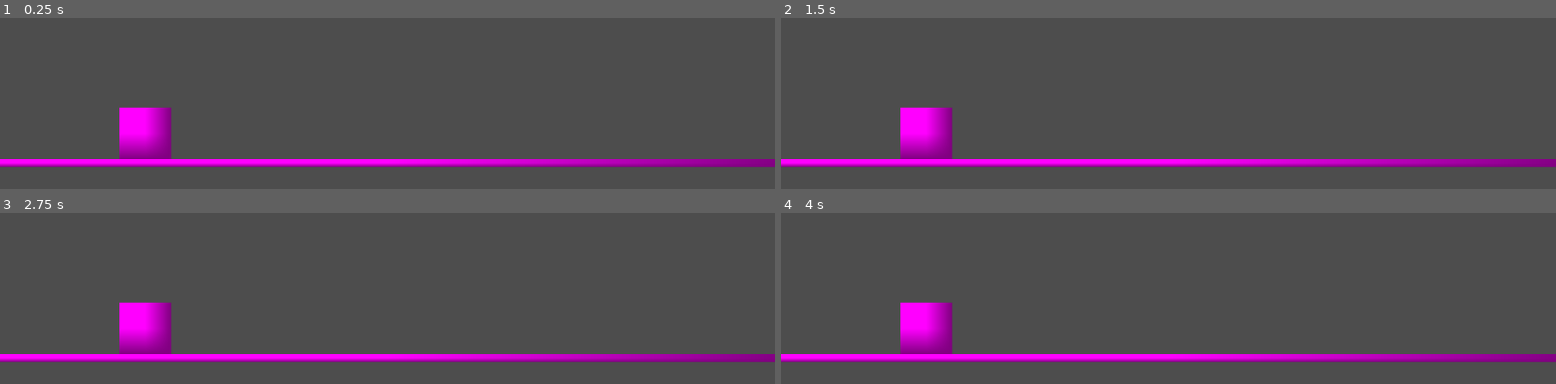
Above: before the commit, frames 1-4 (two rows, left to right).
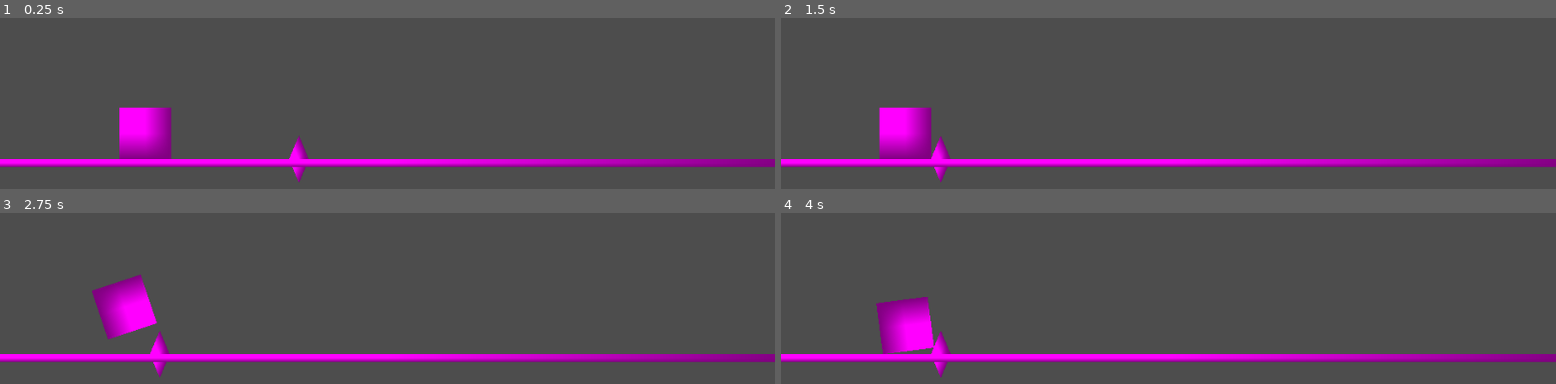
Above: after the commit, the same moments.

Repository: clorc/gmaes
Game: Godot game, scene res://main.tscn
Same seed, same stepped clock (60 frames per second), same inputs: the game is played once before the commit and once after it. The project has no main scene, so this scene is started directly.
Inputs:
- Up to frame 1 (0.25 s): no input
- Up to frame 2 (1.5 s): hold Up (ui_up) 0.53-1.28 s; tap Enter at 1.25 s
- Up to frame 3 (2.75 s): tap Space at 2 s; hold Up (ui_up) from 2.03 s (still down)
- Up to frame 4 (4 s): tap Enter at 3.5 s; release Up (ui_up) at 3.53 s

The runs differ from the first frame. In frame 1, 0.3% of the frame differs, in the area x 37-40%, y 68-97%; in frame 2, 2.4%; in frame 3, 2.8%, in the area x 11-23%, y 36-97%; in frame 4, 2.6%.

Commit message:
added jump physics

Diff:
--- a/gdash/main.tscn
+++ b/gdash/main.tscn
@@ -1,12 +1,23 @@
-[gd_scene load_steps=3 format=3 uid="uid://ryv1n6wn3g2v"]
+[gd_scene load_steps=5 format=3 uid="uid://ryv1n6wn3g2v"]
 
 [ext_resource type="PackedScene" uid="uid://chxx50ihlymkf" path="res://player.tscn" id="1_ig7tw"]
 [ext_resource type="PackedScene" uid="uid://diylo7hmr2ykn" path="res://floor.tscn" id="2_0xm2m"]
+[ext_resource type="Script" uid="uid://bcih7hirhsx1b" path="res://player.gd" id="2_h2yge"]
+[ext_resource type="PackedScene" uid="uid://beaqt228k5me5" path="res://spike.tscn" id="4_1bvp3"]
 
 [node name="Main" type="Node2D"]
 
 [node name="Player" parent="." instance=ExtResource("1_ig7tw")]
 position = Vector2(180, 448)
+gravity_scale = 1.5
+contact_monitor = false
+max_contacts_reported = 0
+script = ExtResource("2_h2yge")
 
 [node name="Floor" parent="." instance=ExtResource("2_0xm2m")]
+z_index = 1000
 position = Vector2(480, 480)
+
+[node name="spike" parent="." instance=ExtResource("4_1bvp3")]
+position = Vector2(574, 474)
+linear_velocity = Vector2(-1000, 0)
--- /dev/null
+++ b/gdash/player.gd
@@ -0,0 +1,31 @@
+extends RigidBody2D
+
+var y_velocity = 0
+var velocity_vector = Vector2.ZERO
+var on_floor: bool = false # now global!
+
+# Called when the node enters the scene tree for the first time.
+func _ready() -> void:
+	pass # Replace with function body.
+
+#func _integrate_forces(state: PhysicsDirectBodyState2D) -> void:
+	#on_floor = false # reset on_floor for this physics frame
+#
+	#var i := 0
+	#while i < state.get_contact_count():
+		#var normal := state.get_contact_local_normal(i)
+		#var this_contact_on_floor = normal.dot(Vector2.UP) > 0.99
+#
+		## boolean math, will stay true if any one contact is on floor
+		#on_floor = on_floor or this_contact_on_floor
+		#i += 1
+
+# Called every frame. 'delta' is the elapsed time since the previous frame.
+func _process(_delta: float) -> void:
+	if Input.is_action_just_pressed("ui_up"):
+		if abs(linear_velocity.dot(Vector2.UP)) <1e-6:
+			y_velocity = 550
+			velocity_vector = Vector2.UP * y_velocity
+
+			apply_torque_impulse(4000.0)
+			apply_impulse(velocity_vector)
--- a/gdash/player.tscn
+++ b/gdash/player.tscn
@@ -6,6 +6,8 @@
 [sub_resource type="PlaceholderTexture2D" id="PlaceholderTexture2D_4flbx"]
 
 [node name="Player" type="RigidBody2D"]
+contact_monitor = true
+max_contacts_reported = 2
 
 [node name="CollisionShape2D" type="CollisionShape2D" parent="."]
 shape = SubResource("RectangleShape2D_sh265")
--- /dev/null
+++ b/gdash/spike.gd
@@ -0,0 +1,11 @@
+extends StaticBody2D
+
+
+# Called when the node enters the scene tree for the first time.
+func _ready() -> void:
+	pass # Replace with function body.
+
+
+# Called every frame. 'delta' is the elapsed time since the previous frame.
+func _process(delta: float) -> void:
+	pass
--- /dev/null
+++ b/gdash/spike.tscn
@@ -0,0 +1,15 @@
+[gd_scene load_steps=2 format=3 uid="uid://beaqt228k5me5"]
+
+[sub_resource type="PlaceholderTexture2D" id="PlaceholderTexture2D_pe76i"]
+
+[node name="spike" type="RigidBody2D"]
+
+[node name="CollisionPolygon2D" type="CollisionPolygon2D" parent="."]
+polygon = PackedVector2Array(0, -29, -12, 0, 12, 0)
+
+[node name="Sprite2D" type="Sprite2D" parent="."]
+position = Vector2(9.536743e-07, -9.536743e-07)
+rotation = -1.1780972
+scale = Vector2(31.999998, 32)
+skew = 0.7853981
+texture = SubResource("PlaceholderTexture2D_pe76i")
Not shown, added: gdash/player.gd.uid
Not shown, added: gdash/spike.gd.uid
